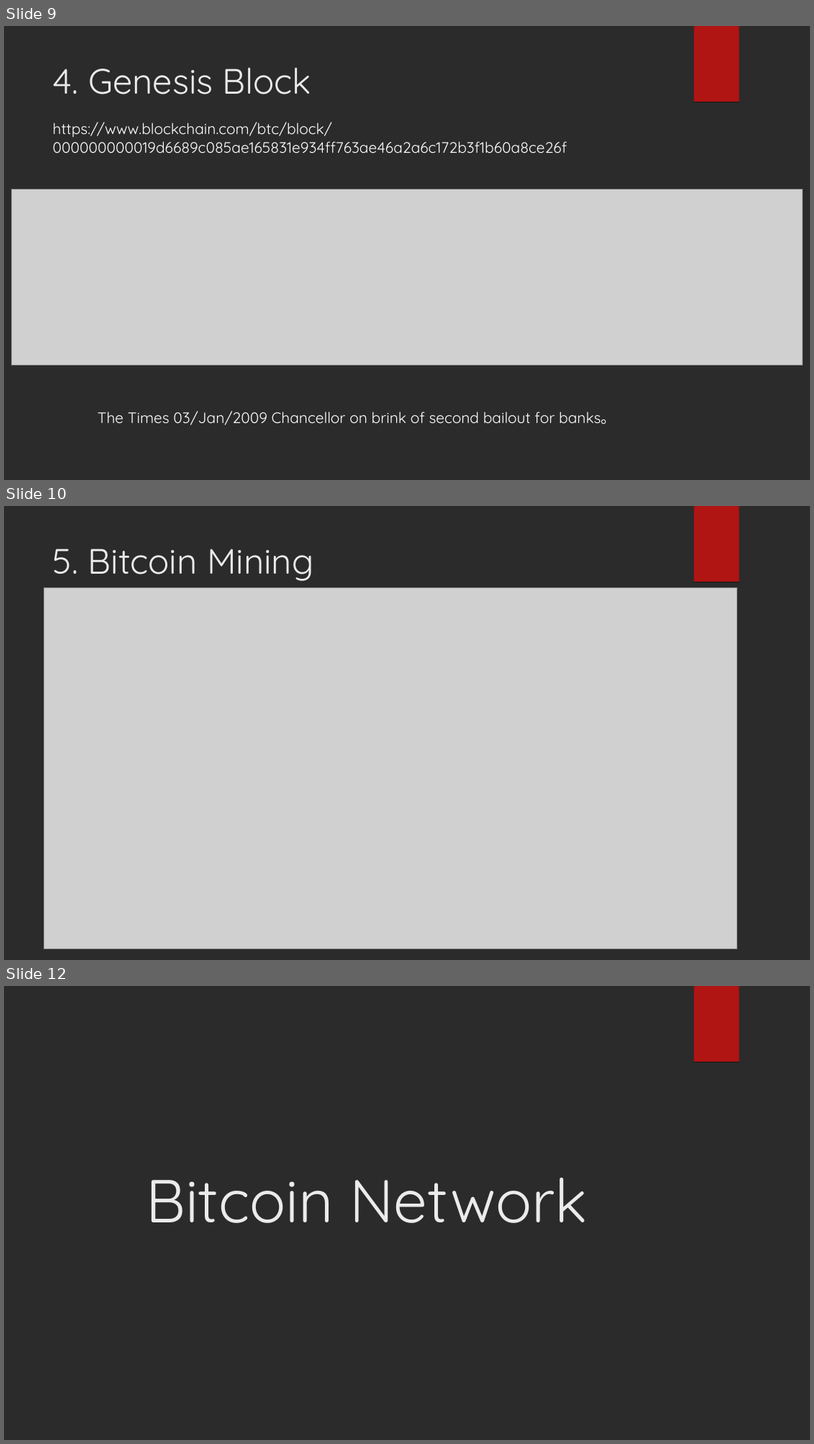
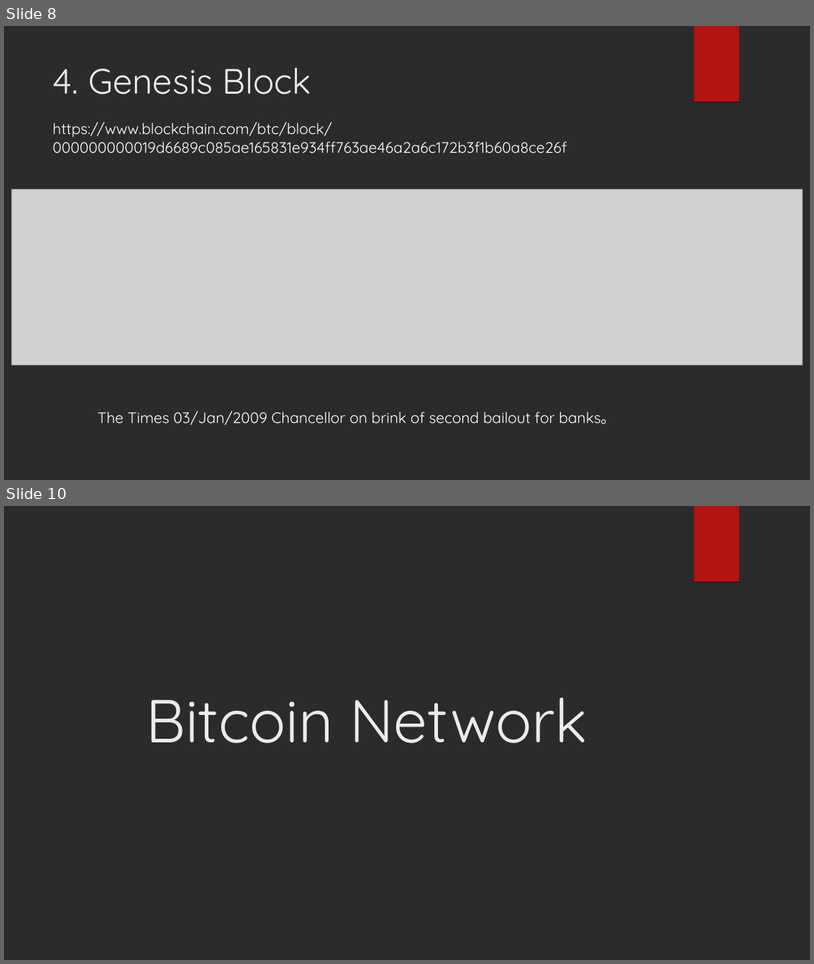
Before and after one commit to ddlzoe/PersonalBlog, a slide deck: Blockchain.ppt. Shown one above the other, each under a label of ours: slides 9, 10 and 12 before the commit, slides 8 and 10 after it; the slides between them are not shown. The pictures are 814x1444 and 814x964 pixels, drawn with LibreOffice and Linux fonts; fonts in the diff are those of the drawing; grey boxes stand for pictures; background and template pictures are left out; a plain dark background stands for a picture behind light text. Boxes give left, top, right and bottom in pixels: in the first picture for what was removed or moved away, otherwise in the second. Text is boxed around its words. In the diff, an @@ line names an element or a change of style, - is before the commit and + after.

```diff
--- a/Blockchain.ppt
+++ b/Blockchain.ppt
@@ slide 10 removed at box(4, 506, 810, 960), background picture (left out); not listed: 1 template element that a slide beside it also shows @@
@@ title removed at box(53, 548, 314, 581) @@
-5. Bitcoin Mining
@@ picture removed at box(44, 587, 738, 949) @@
@@ what was slide 9 is now slide 8 @@
@@ what was slide 12 is now slide 10 @@
```
Also in this commit, not shown: 4 slides changed, 1 other slide removed.
